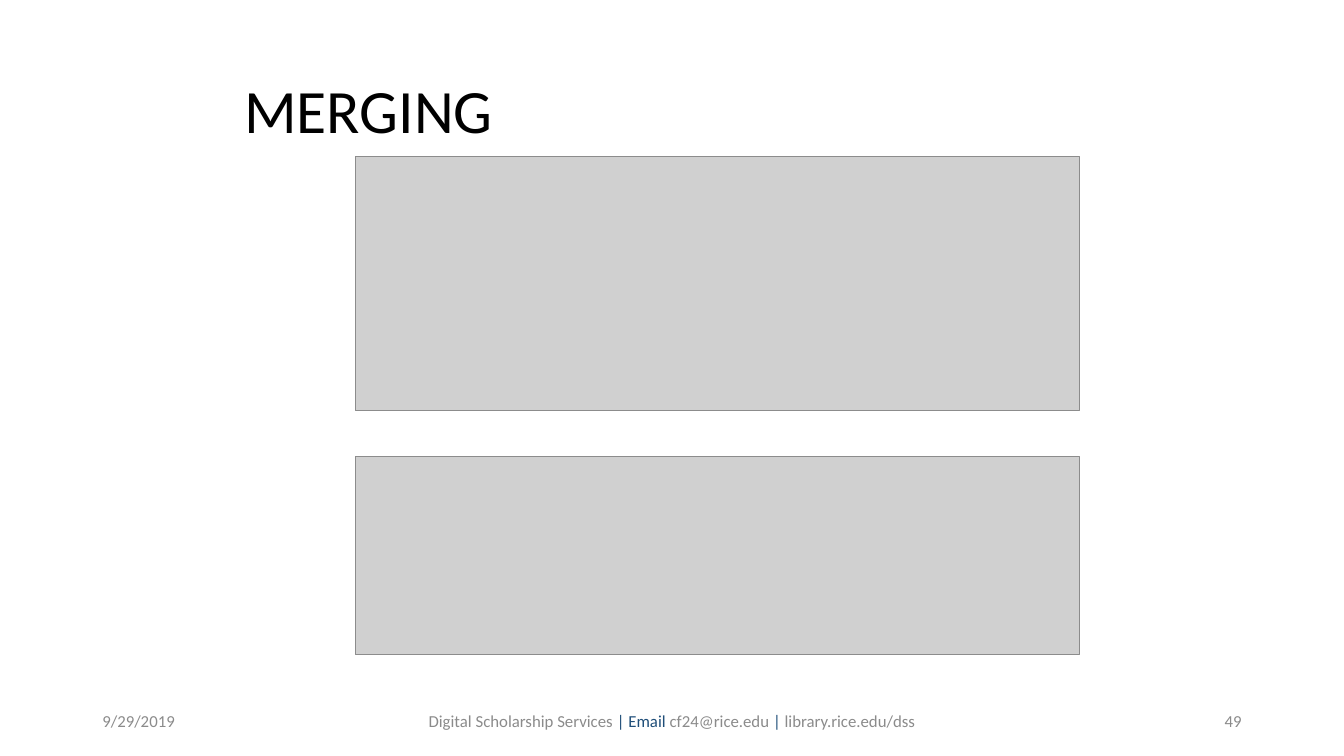
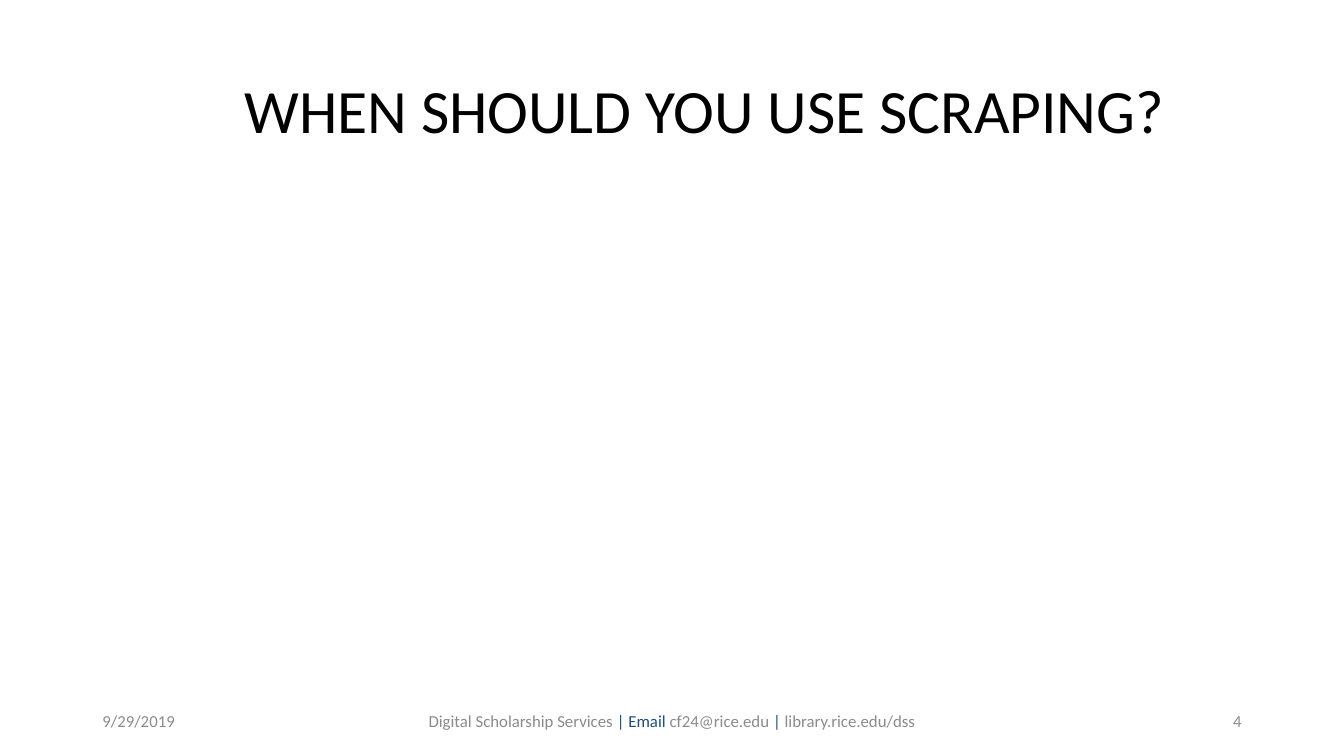
Before and after one commit to bakitybacon/rice-data-and-donuts, a slide deck: slide 4 of webscraping/Web Scraping in Python.pptx (slide 49 before the commit). Drawn at 1344x756 pixels with LibreOffice and Linux fonts; fonts in the diff are those of the drawing; grey boxes stand for pictures; background and template pictures are left out. Boxes give left, top, right and bottom in pixels: in the first picture for what was removed or moved away, otherwise in the second. Text is boxed around its words. In the diff, an @@ line names an element or a change of style, - is before the commit and + after.

```diff
--- a/webscraping/Web Scraping in Python.pptx
+++ b/webscraping/Web Scraping in Python.pptx
@@ text at (244,91,1164,134): text changed @@
-MERGING
+WHEN SHOULD YOU USE SCRAPING?
@@ picture removed at (355,156,1080,410) @@
@@ picture removed at (355,457,1080,654) @@
@@ page number at (1233,716,1241,727): text changed @@
-49
+4
```
Also in this commit, not shown: 9 other slides changed, 3 slides added, 60 slides removed.
